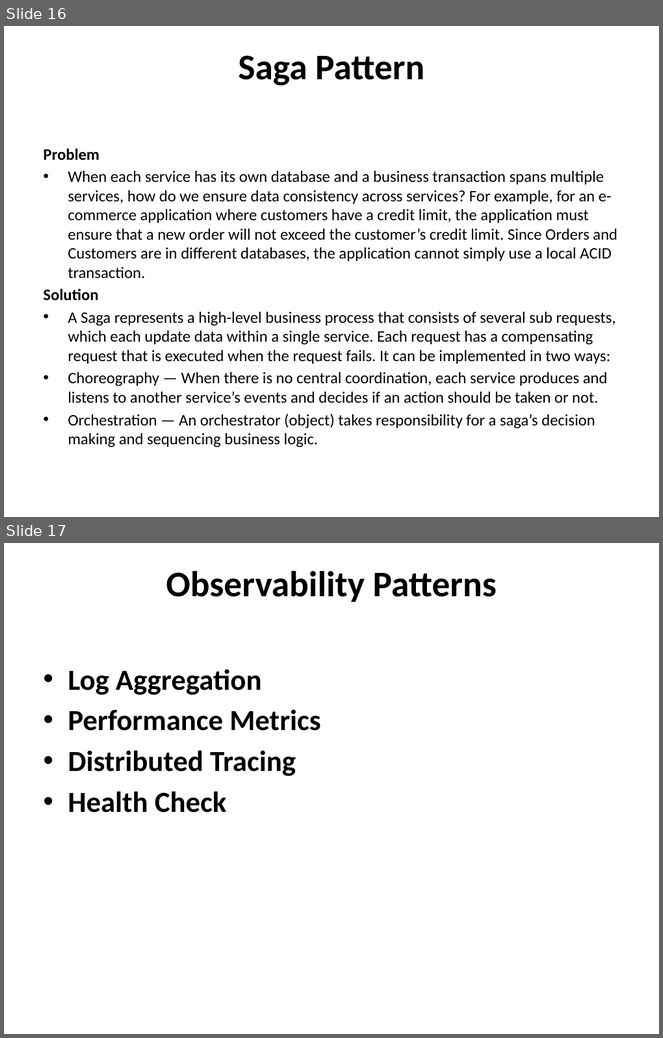
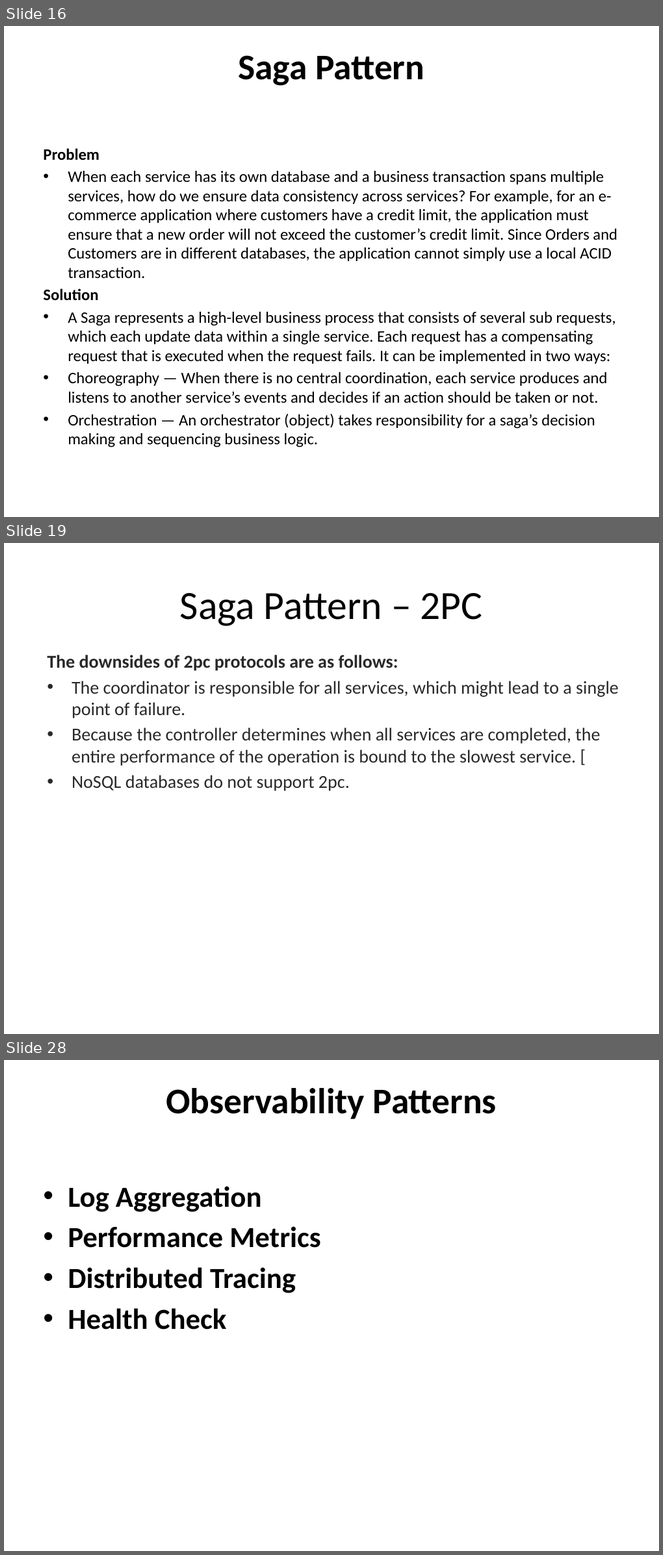
Before and after one commit to prakharxagrawal/citimicroservices, a slide deck: Micro services Design Pattern.pptx. Shown one above the other, each under a label of ours: slides 16 and 17 before the commit, slides 16, 19 and 28 after it; the slides between them are not shown. The pictures are 663x1038 and 663x1555 pixels, drawn with LibreOffice and Linux fonts; fonts in the diff are those of the drawing. Boxes give left, top, right and bottom in pixels: in the first picture for what was removed or moved away, otherwise in the second. Text is boxed around its words. In the diff, an @@ line names an element or a change of style, - is before the commit and + after.

Commit message:
Update Saga Pattern example and Docker

```diff
--- a/Micro services Design Pattern.pptx
+++ b/Micro services Design Pattern.pptx
@@ slide 19 added at bbox=[4, 543, 659, 1034], background #FFFFFF @@
@@ title added at bbox=[180, 593, 483, 626], 44 pt, text #000000 @@
+Saga Pattern – 2PC
@@ text added at bbox=[47, 655, 619, 791], 20 pt, text #292929 @@
+The downsides of 2pc protocols are as follows:
+• The coordinator is responsible for all services, which might lead to a single point of failure.
+• Because the controller determines when all services are completed, the entire performance of the operation is bound to the slowest service. [
+• NoSQL databases do not support 2pc.
@@ what was slide 17 is now slide 28 @@
```
Also in this commit, not shown: 10 other slides added, 14 other files.
